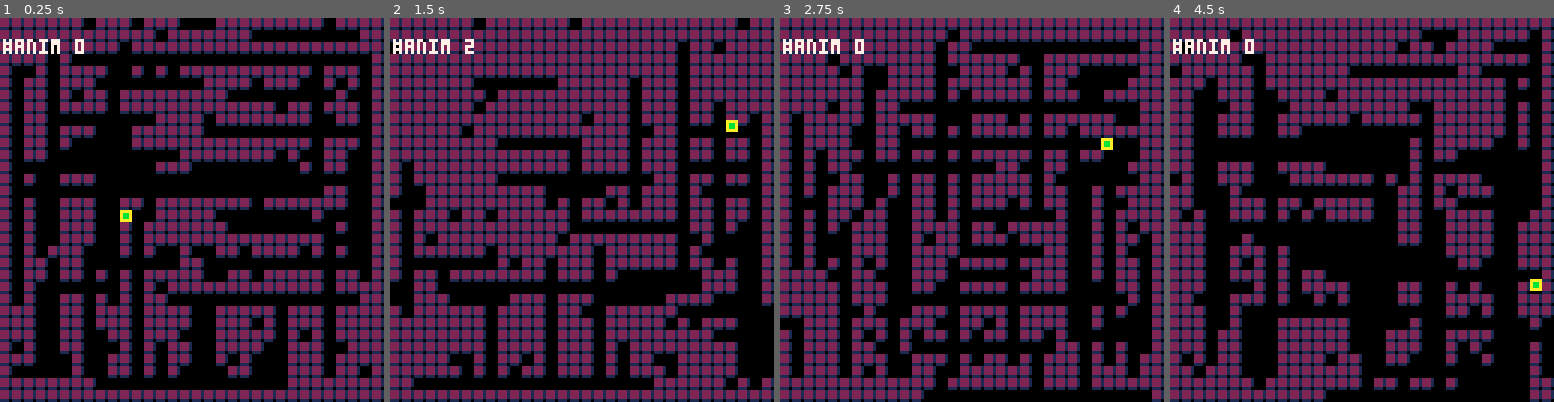
Above: before the commit, frames 1-4 (left to right).
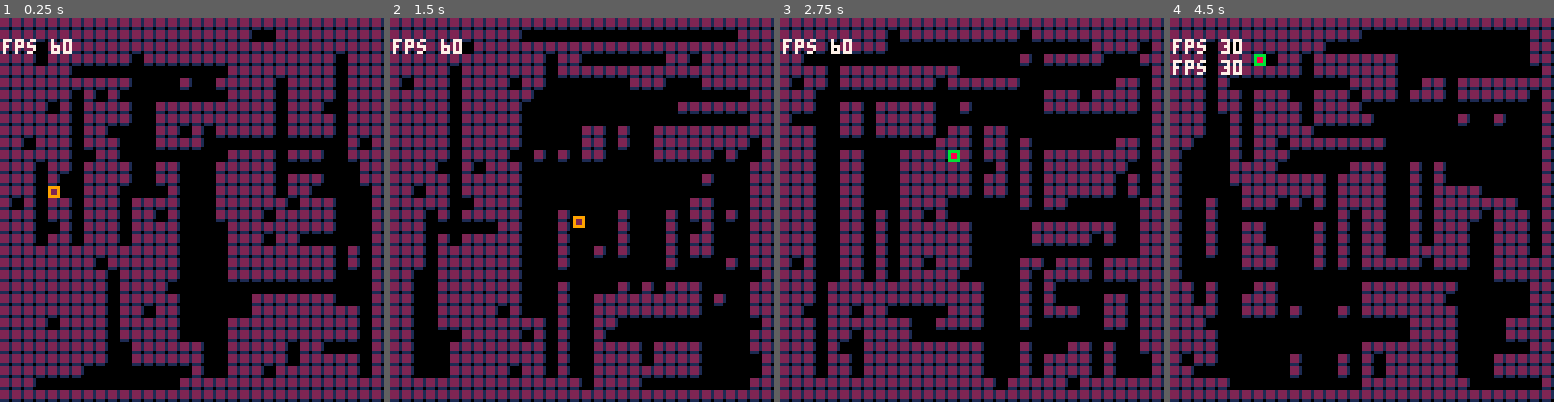
Above: after the commit, the same moments.

Repository: tmelot2/pico-8
Game: PICO-8 cartridge maze1.p8
The game is run twice, just before and just after one commit, with the same random seed, the same clock (stepped at 60 frames per second) and the same inputs.
Inputs:
- Up to frame 1 (0.25 s): no input
- Up to frame 2 (1.5 s): tap O (Z key) at 0.33, 0.7, 1.43 s; tap X (X key) at 1.07 s
- Up to frame 3 (2.75 s): hold Left 1.97-2.37 s; tap X (X key) at 2.07, 2.4, 2.73 s; tap O (Z key) at 2.22 s; hold Down from 2.42 s (still down)
- Up to frame 4 (4.5 s): release Down at 2.82 s; hold Right 2.87-3.53 s; tap X (X key) every 0.33 s from 3.07 to 4.4 s; tap O (Z key) at 3.1, 3.98 s; hold Up 3.58-4.08 s; hold Right from 4.13 s (still down)

The runs differ from the first frame. In frame 1, 43% of the frame differs, in the area x 1-97%, y 0-97%; in frame 2, 41%; in frame 3, 40%; in frame 4, 43%, in the area x 0-100%, y 3-100%.

Commit message:
Update maze gen, cleanup, anim callbacks

Diff:
--- a/maze1.p8
+++ b/maze1.p8
@@ -13,6 +13,8 @@
 
 p={}
 anim={}
+
+logfile='log.txt'
 
 -- main
 function _init()
@@ -21,7 +23,7 @@
 	p=initplayer()
 
 	-- set key delay
-	poke(0x5f5c, 10)
+	poke(0x5f5c, 20)
 end
 
 function _update60()
@@ -29,51 +31,33 @@
 	input()
 	animate()
 	updateplayer()
-	adddebug('#anim '..#anim)
+	adddebug('fps '..stat(7))
 end
 
 function _draw()
 	cls(0)
 
-	-- maze
-	for ix,x in ipairs(maze) do
-		for iy,y in ipairs(x) do
-			if y==true then
-				sspr(8,0, 4,4, TILE_SIZE*(ix-1),TILE_SIZE*(iy-1))
-			end
-		end
-	end
-
-	-- player
-	sspr(8,8, 4,4, p.x,p.y)
-	-- adddebug('p.mx '..p.mx)
-	-- adddebug('p.my '..p.my)
-	-- adddebug('p.x '..p.x)
-	-- adddebug('p.y '..p.y)
+	drawmaze()
+	drawplayer()
 
 	drawdebug()
 end
 
 
--- maze
+-- amaze
 function initmaze()
 	m={}
 	for x=1,MAZE_SIZE do
 		m[x] = {}
 		for y=1,MAZE_SIZE do
-			-- ignore perimeter
-			if x==1 or x==MAZE_SIZE or y==1 or y==MAZE_SIZE then
-				wall=true
-			-- middle
-			else
-				wall=true
-				-- if frnd(100)<10 then wall=true end
-			end
+			wall=true
+			if frnd(100)<5 then wall=false end
 			m[x][y] = wall
 		end
 	end
 
 	-- carve hallways
+	-- todo: replace with sloped lines
 	for carves=1,frnd(15)+20 do
 		-- horizontal
 		x=frnd(MAZE_SIZE-1)+2
@@ -96,67 +80,127 @@
 		end
 	end
 
-	-- carve random tiles
-	for tiles=1,frnd(60)+15 do
-		x=frnd(MAZE_SIZE-1)+1
-		y=frnd(MAZE_SIZE-1)+1
-		wall=m[x][y]
-		while wall==false do
-			printh('WALL ALREADY MISSING, RE RANDOMIZING', 'log')
-			x=frnd(MAZE_SIZE-1)+1
-			y=frnd(MAZE_SIZE-1)+1
-			wall=m[x][y]
-		end
-		m[x][y]=false
-	end
+	-- remove some 3-empty tiles
+	removed=0
+	for x=1,MAZE_SIZE do
+		for y=1,MAZE_SIZE do
+			cnt=0
+			-- l
+			if m[x-1] ~= nil and m[x-1][y] ~= nil and not m[x-1][y] then cnt+=1 end
+			-- r
+			if m[x+1] ~= nil and m[x+1][y] ~= nil and not m[x+1][y] then cnt+=1 end
+			-- u
+			if m[x][y-1] ~= nil and m[x][y-1] ~= nil and not m[x][y-1] then cnt+=1 end
+			-- d
+			if m[x][y+1] ~= nil and m[x][y+1] ~= nil and not m[x][y+1] then cnt+=1 end
+			if cnt>=3 and frnd(100)<65 then
+				m[x][y]=false
+				removed+=1
+			end
+		end
+	end
+	printh('removed '..removed,logfile)
+
+	-- add perimeter
+	for x=1,MAZE_SIZE do
+		for y=1,MAZE_SIZE do
+			if x==1 or x==MAZE_SIZE then m[x][y]=true end
+			if y==1 or y==MAZE_SIZE then m[x][y]=true end
+		end
+	end
+
+	-- fullness
+	tot=MAZE_SIZE*MAZE_SIZE
+	filled=0
+	for x=1,MAZE_SIZE do
+		for y=1,MAZE_SIZE do
+			if m[x][y] then filled+=1 end
+		end
+	end
+	printh('maze filled '..flr(100*(filled/tot))..'%',logfile)
+
+	-- todo: add start, exit
 
 	return m
 end
 
-
--- player
+function drawmaze()
+	for ix,x in ipairs(maze) do
+		for iy,y in ipairs(x) do
+			if y==true then
+				sspr(8,0, 4,4, TILE_SIZE*(ix-1),TILE_SIZE*(iy-1))
+			end
+		end
+	end
+end
+
+-- 1 based
+function getmazewall(x,y)
+	print('getmazewall '..x..' '..y)
+	if x<1 or x>MAZE_SIZE or y<1 or y>MAZE_SIZE then return true end
+	return maze[x][y]
+end
+
+
+-- aplayer
 function initplayer()
 	mx=frnd(20)
 	my=frnd(20)
 	return {
 		mx=mx, my=my,
-		x=TILE_SIZE*(mx-1),y=TILE_SIZE*(my-1)
+		x=TILE_SIZE*(mx-1),y=TILE_SIZE*(my-1),
+		sx=12, sy=12
 	}
 end
 
 function updateplayer()
 end
 
+function drawplayer()
+	sspr(p.sx,p.sy, 4,4, p.x,p.y)
+	-- adddebug('p.mx '..p.mx)
+	-- adddebug('p.my '..p.my)
+	-- adddebug('p.x '..p.x)
+	-- adddebug('p.y '..p.y)
+end
+
 function moveplayer(mazex, mazey)
-	dur=8
+	dur=5
 	if getmazewall(mazex,mazey) == false then
-		sx=p.x
-		sy=p.y
-
 		p.mx=mazex
 		p.my=mazey
 
+		sx=p.x
 		ax=newAnimation(
 			'player.x',
 			p, 'x',
 			sx, TILE_SIZE*(p.mx-1),
 			0, dur,
-			easequarticout
+			easelinear
 		)
+		sy=p.y
 		ay=newAnimation(
 			'player.y',
 			p, 'y',
 			sy, TILE_SIZE*(p.my-1),
 			0, dur,
-			easequarticout
+			easelinear
 		)
 		add(anim,ax)
 		add(anim,ay)
-	end
-end
-
-
--- animation
+		addAnimCallback('player.x', changeplayercolor)
+		return true
+	else
+		return false
+	end
+end
+
+function changeplayercolor()
+	if p.sx==8 then p.sx=12 else p.sx=8 end
+end
+
+
+-- aanimation
 -- id, object, prop, start val, end val, time, duration, easing func
 function newAnimation(id,o,prop,s,e,t,d,f)
 	-- if anim exists, start from current place, reset timer
@@ -179,6 +223,11 @@
 	end
 end
 
+function addAnimCallback(id,cb)
+	a = getAnimation(id)
+	if a then a.cb=cb end
+end
+
 function getAnimation(id)
 	for i,a in ipairs(anim) do
 		if a.id == id then
@@ -192,17 +241,20 @@
 function animate()
 	for a in all(anim) do
 		if a.t>=a.d then
+			if a.cb != nil then
+				a.cb()
+			end
 			del(anim,a)
 		end
 		percent = a.t/a.d
-		val = ease(percent, a.s, round(a.e-a.s), a.f)
+		val = ease(percent, a.s, a.e-a.s, a.f)
 		a.obj[a.prop] = val
 		a.t+=1
 	end
 end
 
 
--- input
+-- ainput
 function input()
 	if btnp(0) then
 		moveplayer(p.mx-1, p.my)
@@ -218,18 +270,18 @@
 	end
 
 	if btnp(4) then
-		nx = frnd(20+10)+1
-		ny = frnd(20+10)+1
-		moveplayer(nx,ny)
+		repeat
+			nx = frnd(20+10)+1
+			ny = frnd(20+10)+1
+			didmove=moveplayer(nx,ny)
+		until didmove==true
 	end
 
 	if btn(5) then maze=initmaze() end
-
-	c = maze[p.mx][p.my]
-end
-
-
--- util
+end
+
+
+-- autil
 function round(x)
 	if ceil(x)-x >= 0.5 then
 		return ceil(x)
@@ -242,13 +294,6 @@
 	return flr(rnd(x))
 end
 
--- 1 based
-function getmazewall(x,y)
-	print('getmazewall '..x..' '..y)
-	if x<=1 or x>=MAZE_SIZE or y<=1 or y>=MAZE_SIZE then return true end
-	return maze[x][y]
-end
-
 dbg={}
 function drawdebug()
 	local i=0
@@ -281,18 +326,22 @@
 end
 
 __gfx__
-00000000222122221221122118810000111112210000000000000000000000000000000000000000000000000000000000000000000000000000000000000000
-00000000222122222882299282280000122112210000000000000000000000000000000000000000000000000000000000000000000000000000000000000000
-00700700222122222882299282280000122112210000000000000000000000000000000000000000000000000000000000000000000000000000000000000000
-00077000111011111221122118810000122111110000000000000000000000000000000000000000000000000000000000000000000000000000000000000000
+00000000222122311221122118810000111112210000000000000000000000000000000000000000000000000000000000000000000000000000000000000000
+00000000222123212882299282280000122112210000000000000000000000000000000000000000000000000000000000000000000000000000000000000000
+00700700222132312882299282280000122112210000000000000000000000000000000000000000000000000000000000000000000000000000000000000000
+00077000111011101221122118810000122111110000000000000000000000000000000000000000000000000000000000000000000000000000000000000000
 00077000212222221441133100000000111111110000000000000000000000000000000000000000000000000000000000000000000000000000000000000000
 00700700212222224aa43bb300000000122212210000000000000000000000000000000000000000000000000000000000000000000000000000000000000000
 00000000212222224aa43bb300000000122212210000000000000000000000000000000000000000000000000000000000000000000000000000000000000000
 00000000111111111441133100000000111112210000000000000000000000000000000000000000000000000000000000000000000000000000000000000000
-00000000aaaa00000000000000000000000000000000000000000000000000000000000000000000000000000000000000000000000000000000000000000000
-00000000abba00000000000000000000000000000000000000000000000000000000000000000000000000000000000000000000000000000000000000000000
-00000000abba00000000000000000000000000000000000000000000000000000000000000000000000000000000000000000000000000000000000000000000
-00000000aaaa00000000000000000000000000000000000000000000000000000000000000000000000000000000000000000000000000000000000000000000
+00000000aaaacccc0000000000000000000000000000000000000000000000000000000000000000000000000000000000000000000000000000000000000000
+00000000abbaceec0000000000000000000000000000000000000000000000000000000000000000000000000000000000000000000000000000000000000000
+00000000abbaceec0000000000000000000000000000000000000000000000000000000000000000000000000000000000000000000000000000000000000000
+00000000aaaacccc0000000000000000000000000000000000000000000000000000000000000000000000000000000000000000000000000000000000000000
+00000000bbbb99990000000000000000000000000000000000000000000000000000000000000000000000000000000000000000000000000000000000000000
+00000000b88b92290000000000000000000000000000000000000000000000000000000000000000000000000000000000000000000000000000000000000000
+00000000b88b92290000000000000000000000000000000000000000000000000000000000000000000000000000000000000000000000000000000000000000
+00000000bbbb99990000000000000000000000000000000000000000000000000000000000000000000000000000000000000000000000000000000000000000
 __map__
 0000000000000000000000000000000000000000000000000000000000000000000000000000000000000000000000000000000000000000000000000000000000000000000000000000000000000000000000000000000000000000000000000000000000000000000000000000000000000000000000000000000000000000
 0000000000000000000000000000000000000000000000000000000000000000000000000000000000000000000000000000000000000000000000000000000000000000000000000000000000000000000000000000000000000000000000000000000000000000000000000000000000000000000000000000000000000000
